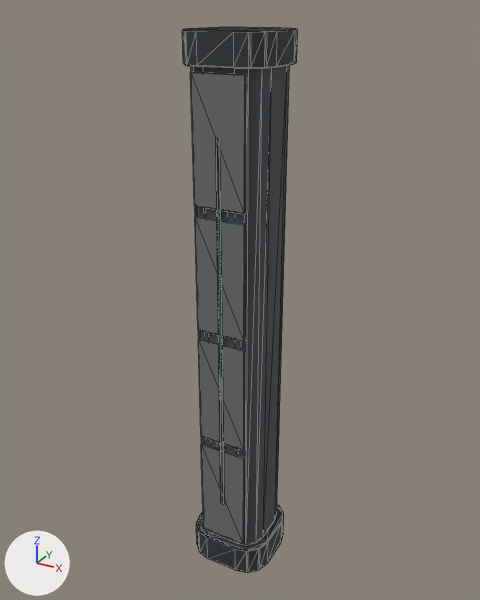
Before and after pictures for a commit that changed the glTF model generated_assets/environments/vita/vta_env_pillar_a.glb.
The view is the same before and after, from a 50 mm camera at (3.14, -5.72, 6.17) aimed at (-0.06, 0.1, 3.27). The axes (+X, +Y, +Z) are drawn at lower left. The lights are the same throughout. The picture after the commit comes second. Mesh edges are drawn as thin lines. Where no turn or scale is listed for an object, it has been applied to the vertices. Vertices at exactly the same position are counted once.

The first picture shows 'mesh_intact'.
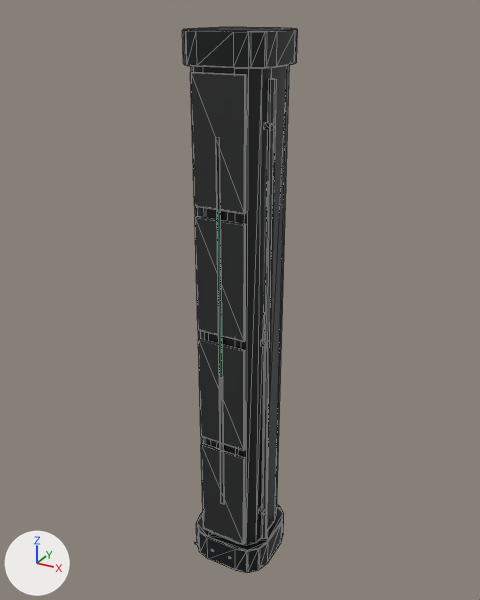
Changed parts and their boxes [x1, y1, x2, y2] in the pictures (480 x 600 px):
'mesh_intact', surface changed, reshaped (grey to black): [182, 27, 298, 573] in both
part 1 of me_mesh_intact, added: after [261, 340, 268, 347]
part 2 of me_mesh_intact, added: after [264, 122, 272, 130]
part 3 of me_mesh_intact, added: after [261, 79, 277, 539]
part 4 of me_mesh_intact, recoloured: [190, 72, 245, 545] in both

Diff of the bpy script that builds the scene:
```diff
--- a/generated_assets/environments/vita/vta_env_pillar_a.glb.py
+++ b/generated_assets/environments/vita/vta_env_pillar_a.glb.py
@@ mat_mat_glass_polymer_vta @@
 mat_mat_glass_polymer_vta = bpy.data.materials.new('mat_glass_polymer_vta')
-# nodes: BsdfPrincipled, OutputMaterial
-# colours: dark grey #494e52
+# nodes: BsdfPrincipled, Math, Mix x2, NormalMap, OutputMaterial, SeparateColor, TexImage x3, VertexColor
+# colours: dark grey #61636b, mixed with the vertex colours
+# uses the picture img_vta_mat_reinforced_steel_a_albedo
+# uses the picture img_vta_mat_reinforced_steel_a_normal
+# uses the picture img_vta_mat_reinforced_steel_a_orm
@@ mat_mat_glass_polymer_vta_panel @@
 mat_mat_glass_polymer_vta_panel = bpy.data.materials.new('mat_glass_polymer_vta_panel')
-# nodes: BsdfPrincipled, OutputMaterial
-# colours: grey #6d7072
+# nodes: BsdfPrincipled, Math, Mix x2, NormalMap, OutputMaterial, SeparateColor, TexImage x3, VertexColor
+# colours: grey #767777, mixed with the vertex colours
+# uses the picture img_shr_mat_frosted_polymer_a_albedo
+# uses the picture img_shr_mat_frosted_polymer_a_normal
+# uses the picture img_shr_mat_frosted_polymer_a_orm
@@ mat_trim_edge_vta @@
+mat_trim_edge_vta = bpy.data.materials.new('trim_edge_vta')
+# colours: grey #bbb8b2, mixed with the vertex colours
+# uses the picture img_shr_mat_brushed_steel_a_albedo
+# uses the picture img_shr_mat_brushed_steel_a_normal
+# uses the picture img_shr_mat_brushed_steel_a_orm
@@ mat_trim_trim_vta @@
+mat_trim_trim_vta = bpy.data.materials.new('trim_trim_vta')
+# colours: grey #b4b1ab, mixed with the vertex colours
+# uses the picture img_shr_mat_brushed_steel_a_albedo
+# uses the picture img_shr_mat_brushed_steel_a_normal
+# uses the picture img_shr_mat_brushed_steel_a_orm
@@ me_mesh_intact @@
-me_mesh_intact.from_pydata(...)  # 304 vertices, 572 faces; spans x -0.48..0.48, y -0.48..0.48, z 0.0..6.0
+me_mesh_intact.from_pydata(...)  # 372 vertices, 676 faces; spans x -0.48..0.48, y -0.49..0.48, z 0.0..6.0
+# me_mesh_intact part 1: a new loose piece, a box spanning x 0.375..0.445, y -0.245..-0.155, z 2.97..3.03, in mat_trim_dark_vta
+# me_mesh_intact part 2: a new loose piece, a box spanning x 0.375..0.445, y -0.245..-0.155, z 5.17..5.23, in mat_trim_dark_vta
+# me_mesh_intact part 3: a new loose piece, a 6-sided cylinder along z spanning x 0.4..0.46, y -0.235..-0.165, z 0.4..5.6, in mat_trim_trim_vta
+# me_mesh_intact part 4: 64 faces spanning x -0.28..0.28, y -0.43..-0.4, z 0.4..5.65 switch from mat_mat_glass_polymer_vta_panel (grey #6d7072) to mat_trim_edge_vta
+# other edits to the shape of me_mesh_intact do not show in these pictures
 me_mesh_intact.materials.append(mat_emit_green_vta)
@@ me_mesh_intact @@
 me_mesh_intact.materials.append(mat_trim_internal_vta)
+me_mesh_intact.materials.append(mat_trim_trim_vta)
```
